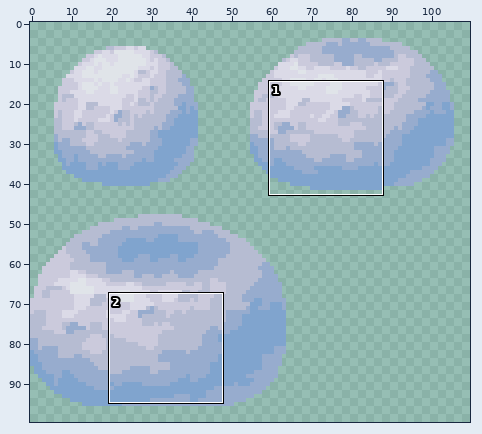
Sprite sheet -- assets/textures/snowman.png. Above, an overview of the earlier version with the close-up marked.
Close-up. The starting point:
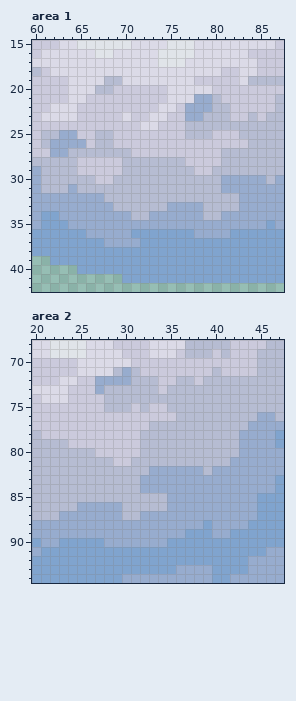
The file is 128x128 pixels. Shown: area 1: x 60..87, y 15..42; area 2: x 20..47, y 68..94. The wide view leaves out empty margins.
The same view after the edit:
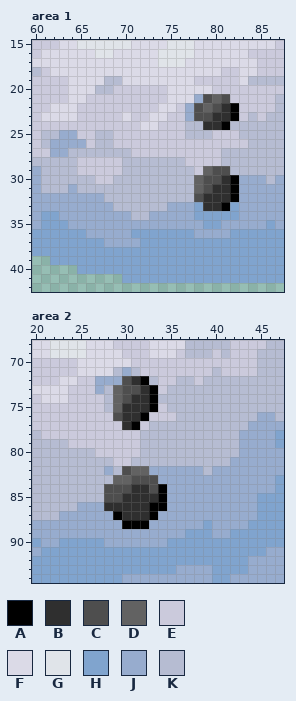
Palette (. is transparent): A #000000  B #2f2f2f  C #4e4e4e  D #626262  E #cbcadc  F #dbdae7  G #e0e4e9  H #80a4ce  J #97acce  K #b6bcd2
Diff:
{"where": "area 1"}
{"y":21,"x":79,"old":"JKE","new":"CDC"}
{"y":22,"x":78,"old":"JJKKE","new":"CDCBA"}
{"y":23,"x":78,"old":"JKKKE","new":"CCBBA"}
{"y":24,"x":79,"old":"KKK","new":"BBA"}
{"y":29,"x":79,"old":"EKK","new":"DCC"}
{"y":30,"x":78,"old":"KKKJJ","new":"DCCBA"}
{"y":31,"x":78,"old":"KKKJJ","new":"DCBBA"}
{"y":32,"x":78,"old":"KKKKK","new":"CBBBA"}
{"y":33,"x":78,"old":"JKKKK","new":"HBBAH"}
{"y":34,"x":78,"old":"JKKJJ","new":"HHHHH"}
{"y":35,"x":79,"old":"JJ","new":"HH"}
{"where": "area 2"}
{"y":72,"x":30,"old":"JKK","new":"CBA"}
{"y":73,"x":29,"old":"KKKKK","new":"DCCBA"}
{"y":74,"x":29,"old":"KKKKK","new":"DCBBA"}
{"y":75,"x":29,"old":"KKEKE","new":"DBBBA"}
{"y":76,"x":29,"old":"EEEE","new":"CBBA"}
{"y":77,"x":30,"old":"EE","new":"BA"}
{"y":82,"x":28,"old":"K","new":"J"}
{"y":82,"x":30,"old":"KKK","new":"CDD"}
{"y":83,"x":29,"old":"KKKJJ","new":"DDCCC"}
{"y":84,"x":28,"old":"KKKKJJJ","new":"CCCBBCA"}
{"y":85,"x":28,"old":"KKKKKKK","new":"CCBBBBA"}
{"y":86,"x":28,"old":"JJKKKKK","new":"BBBBBAA"}
{"y":87,"x":29,"old":"JKKJJ","new":"ABBBA"}
{"y":88,"x":30,"old":"JJJ","new":"AAA"}
{"label":"changed","picture_box":[194,94,239,229]}
{"label":"changed","picture_box":[104,376,167,529]}
